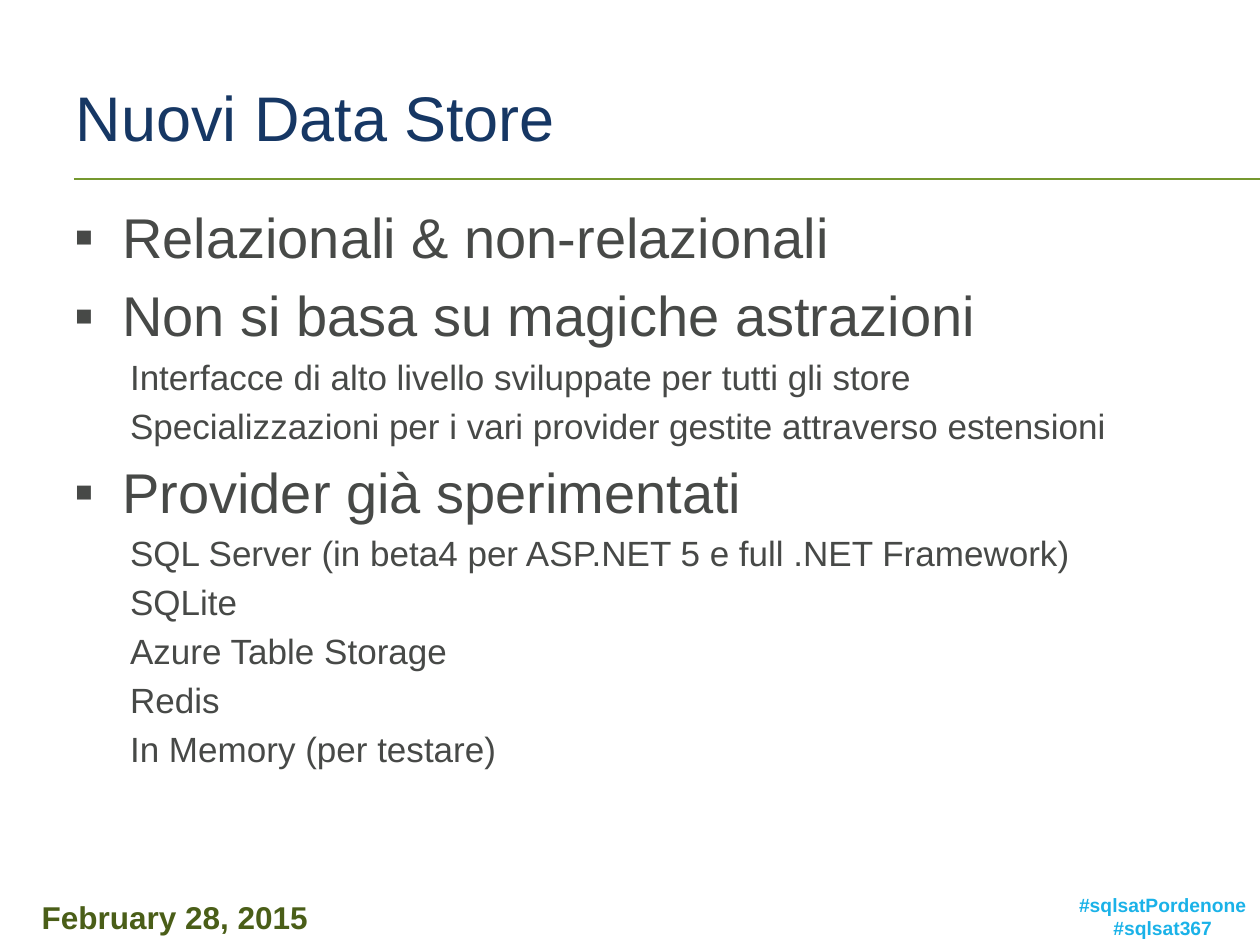
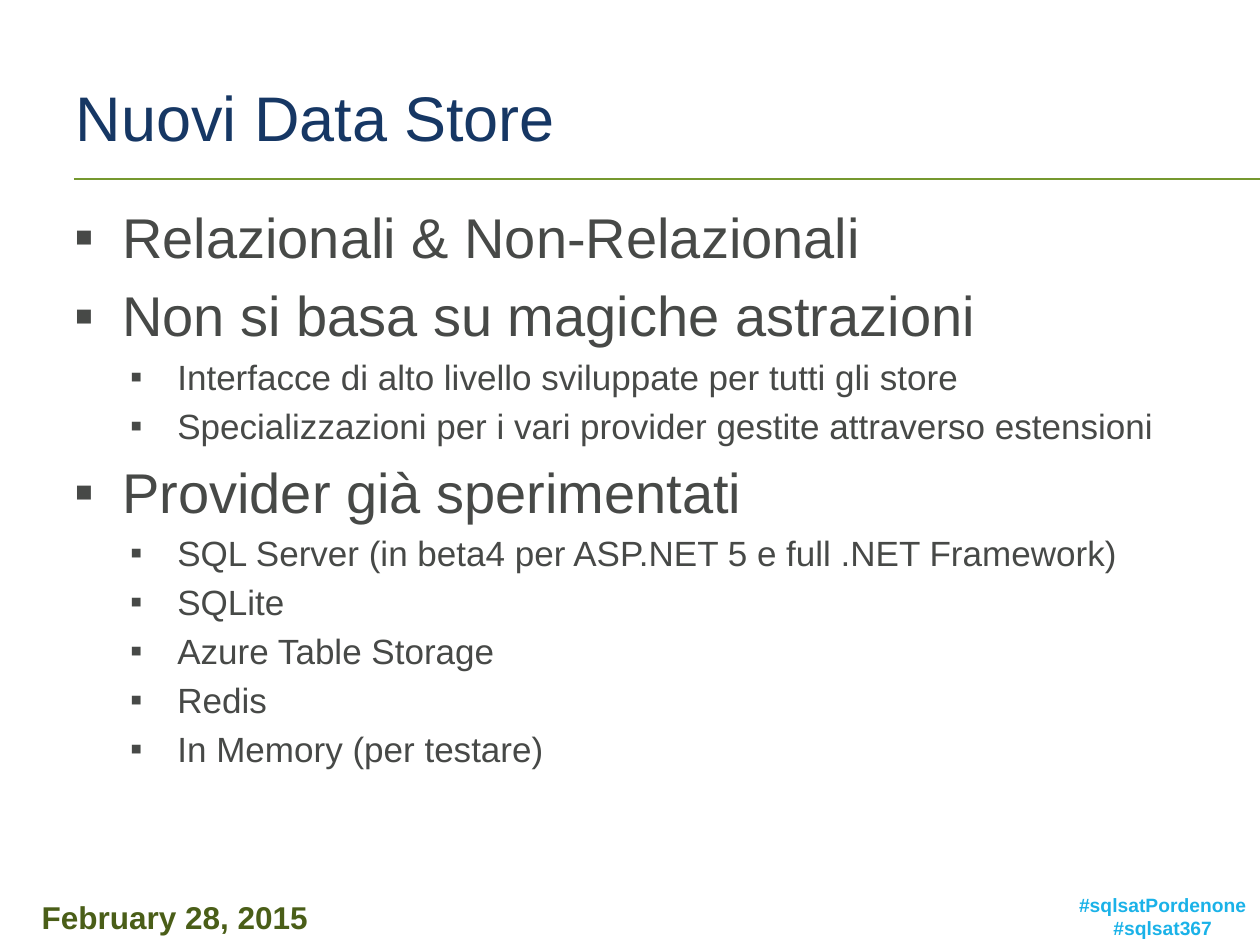
Before and after one commit to micdenny/Demo-EF7, a slide deck: slide 8 of MDEF02 - Entity Framework 7 Back To The Future.pptx. Drawn at 1260x945 pixels with LibreOffice and Linux fonts; fonts in the diff are those of the drawing; background and template pictures are left out. Boxes give left, top, right and bottom in pixels: in the first picture for what was removed or moved away, otherwise in the second. Text is boxed around its words. In the diff, an @@ line names an element or a change of style, - is before the commit and + after.

```diff
--- a/MDEF02 - Entity Framework 7 Back To The Future.pptx
+++ b/MDEF02 - Entity Framework 7 Back To The Future.pptx
@@ text at [122, 217, 859, 259]: text changed @@
-▪ Relazionali & non-relazionali
+▪ Relazionali & Non-Relazionali
@@ text at [177, 364, 1153, 769]: bullet none to ▪ @@
```
Also in this commit, not shown: 4 other slides changed, 1 other file.
